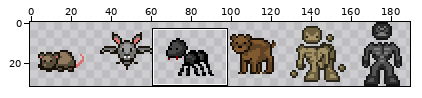
Sprite sheet, stored at Roguish-android/assets/data/entity/Enemy.png. Above: a wide view before the commit, with the close-up outlined.
Close-up. The starting point:
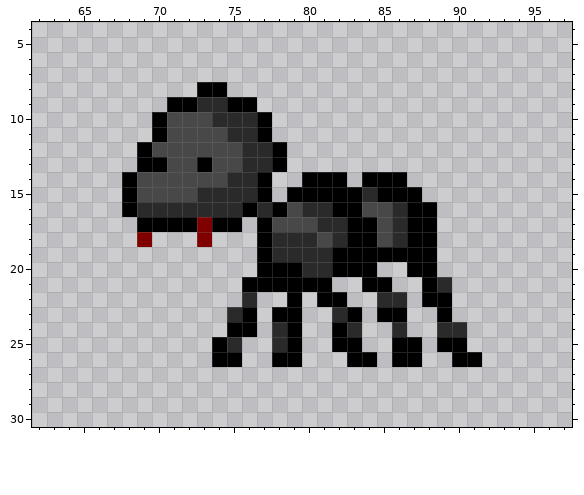
The file is 192x32 pixels. Colours within 5 levels of each other are drawn and written as one. Shown: x 62..97, y 4..30. The wide view leaves out empty margins.
Once edited:
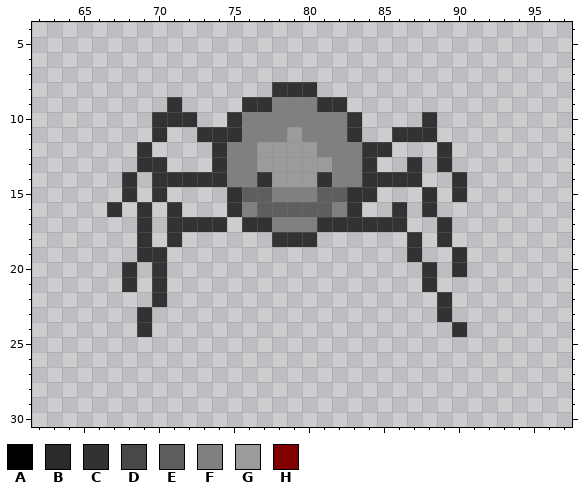
Palette (. is transparent): A #000000  B #2a2a2a  C #323232  D #484848  E #5e5e5e  F #808080  G #9b9b9b  H #800000
The edit:
{"y":8,"x":73,"old":"AA","new":".."}
{"y":8,"x":78,"old":"...","new":"CCC"}
{"y":9,"x":71,"old":"AABBAA......","new":"C....CCFFFCC"}
{"y":10,"x":70,"old":"ADDDBBBA......","new":"CCC..CFFFFFFFC"}
{"y":10,"x":88,"old":".","new":"C"}
{"y":11,"x":70,"old":"ADDDDBBA......","new":"C..CCCFFFGFFFC"}
{"y":11,"x":86,"old":"...","new":"CCC"}
{"y":12,"x":69,"old":"ADDDDDDBBA.......","new":"C....CFFGGGGFFFCC"}
{"y":12,"x":89,"old":".","new":"C"}
{"y":13,"x":69,"old":"AADDADDBBA......","new":"CC...CFFGGGGGFFC"}
{"y":13,"x":87,"old":".","new":"C"}
{"y":13,"x":89,"old":".","new":"C"}
{"y":14,"x":68,"old":"ADDDDDDBBA..AAA.AAA.","new":"C.CCCCCFFCGGGCFFCCCC"}
{"y":14,"x":90,"old":".","new":"C"}
{"y":15,"x":68,"old":"ADDDDBBBBA.AAAAABAAA.","new":"C.C....CEEFFFEECC...C"}
{"y":15,"x":90,"old":".","new":"C"}
{"y":16,"x":67,"old":".ABBBBBBBABADBBAADDBAA","new":"C.C.C...CFEEEEEFC..C.C"}
{"y":17,"x":69,"old":"AAAAHAA.ADDDBBAADBAA.","new":"C.CCCC.CCFFFCCCCCC..C"}
{"y":18,"x":69,"old":"H","new":"C"}
{"y":18,"x":71,"old":".","new":"C"}
{"y":18,"x":73,"old":"H","new":"."}
{"y":18,"x":77,"old":"ABBBDBAADBAA.","new":".CCC......C.C"}
{"y":19,"x":69,"old":"..","new":"CC"}
{"y":19,"x":77,"old":"ABBBBAAAAAAA","new":"..........C."}
{"y":19,"x":90,"old":".","new":"C"}
{"y":20,"x":68,"old":".","new":"C"}
{"y":20,"x":70,"old":".","new":"C"}
{"y":20,"x":77,"old":"AAABBAAA","new":"........"}
{"y":20,"x":87,"old":"AA","new":".C"}
{"y":20,"x":90,"old":".","new":"C"}
{"y":21,"x":68,"old":".","new":"C"}
{"y":21,"x":70,"old":".","new":"C"}
{"y":21,"x":76,"old":"AAAAAA","new":"......"}
{"y":21,"x":84,"old":"AA","new":".."}
{"y":21,"x":88,"old":"AB","new":"C."}
{"y":22,"x":70,"old":".","new":"C"}
{"y":22,"x":76,"old":"B","new":"."}
{"y":22,"x":79,"old":"A","new":"."}
{"y":22,"x":81,"old":"AA","new":".."}
{"y":22,"x":85,"old":"BB","new":".."}
{"y":22,"x":88,"old":"AA","new":".C"}
{"y":23,"x":69,"old":".","new":"C"}
{"y":23,"x":75,"old":"BA","new":".."}
{"y":23,"x":78,"old":"AA","new":".."}
{"y":23,"x":82,"old":"BA","new":".."}
{"y":23,"x":85,"old":"AA","new":".."}
{"y":23,"x":89,"old":"A","new":"C"}
{"y":24,"x":69,"old":".","new":"C"}
{"y":24,"x":75,"old":"AA","new":".."}
{"y":24,"x":78,"old":"BA","new":".."}
{"y":24,"x":82,"old":"AB","new":".."}
{"y":24,"x":86,"old":"B","new":"."}
{"y":24,"x":89,"old":"BB","new":".C"}
{"y":25,"x":74,"old":"AB","new":".."}
{"y":25,"x":78,"old":"BA","new":".."}
{"y":25,"x":82,"old":"AA","new":".."}
{"y":25,"x":86,"old":"AA","new":".."}
{"y":25,"x":89,"old":"AA","new":".."}
{"y":26,"x":74,"old":"AA","new":".."}
{"y":26,"x":78,"old":"AA","new":".."}
{"y":26,"x":83,"old":"AA","new":".."}
{"y":26,"x":86,"old":"AA","new":".."}
{"y":26,"x":90,"old":"AA","new":".."}
{"label":"changed","picture_box":[107,82,482,367]}
